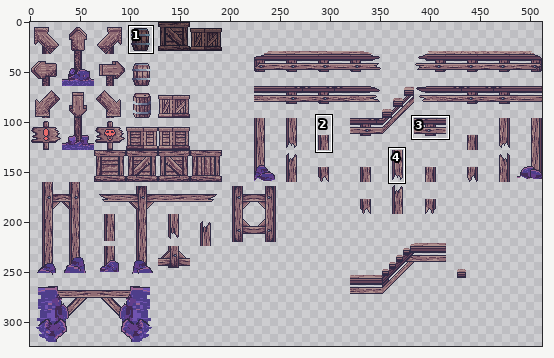
Two states of a sprite sheet, Assets/Materials/Sprites/Tiles/cave1/TileMapWooden.png. Above: a wide view before the commit, with the close-up outlined.
Close-up. Before:
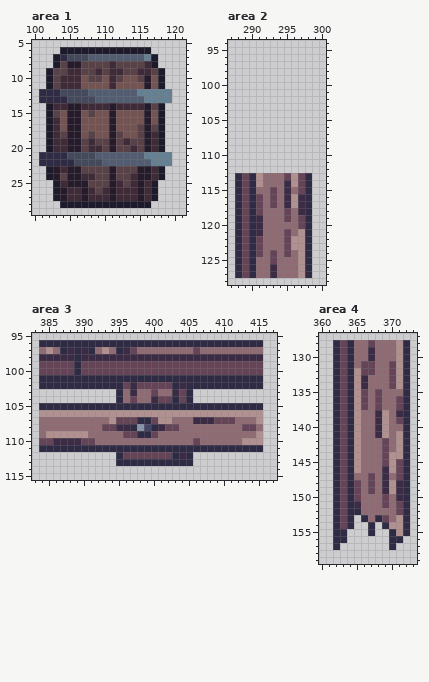
The file is 512x512 pixels. Colours within 5 levels of each other are drawn and written as one. Shown: area 1: x 100..121, y 5..29; area 2: x 287..300, y 94..128; area 3: x 383..417, y 95..115; area 4: x 360..373, y 127..159. The wide view leaves out empty margins. The commit also changed other parts of the picture, which this record leaves out.
And afterwards:
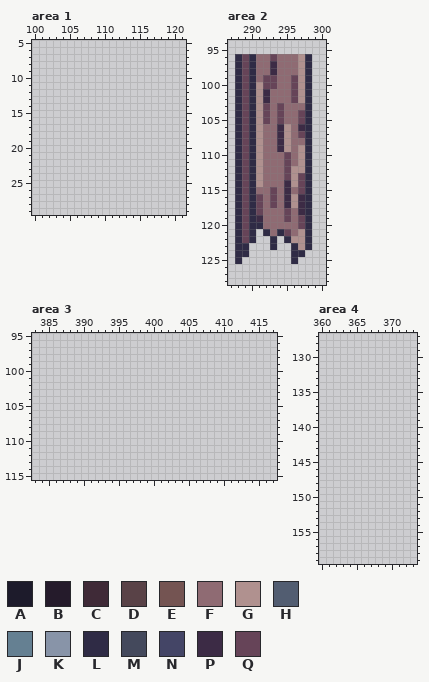
Palette (. is transparent): A #1d1b2b  B #251b2b  C #3f2a37  D #594247  E #745452  F #8f6b73  G #b0918f  H #525d71  J #658092  K #8894a8  L #2f2b45  M #44495c  N #444566  P #3c2b45  Q #664458
The edit:
Changed rows in their new state; - is an unchanged pixel.
Area 1:
first column x 101:
 6 ---.............---
 7 --...............--
 8 --...............--
 9 -.................-
10 -.................-
11 -.................-
12 ...................
13 ...................
14 -.................-
15 -.................-
16 -.................-
17 -.................-
18 -.................-
19 -.................-
20 -.................-
21 ...................
22 ...................
23 -.................-
24 -.................-
25 --...............--
26 --...............--
27 --...............--
28 ---.............---
Area 2:
first column x 288:
 96 LQLFFQFFFGL
 97 LQLFFPFFFGL
 98 LQLFFPFFFGL
 99 LQLFQQFFQGL
100 LQLGQQFFQGL
101 LQLGPFFFQGL
102 LQLGPFFFQGL
103 LQLGQFQFFFL
104 LQLGQFQFFQL
105 LQLGQFQFFQL
106 LQLGFFPGFPL
107 LQLGFFPGFQL
108 LQLGFFPGFFL
109 LQLGFFPGFGL
110 LQLGFFFQFGL
111 LQLGFFFQFGL
112 LQLGFFFQGGL
first column x 288:
120 ---L-------
121 ---.L-L----
122 ---..L.L---
123 -L...L..L--
124 -L......LL.
125 -.......L..
126 ...........
127 ...........
Area 3:
first column x 384:
 96 ................................
 97 ................................
 98 ................................
 99 ................................
100 ................................
101 ................................
102 ................................
103 -----------...........----------
104 -----------...........----------
105 ................................
106 ................................
107 ................................
108 ................................
109 ................................
110 ................................
111 ................................
112 -----------...........----------
113 -----------...........----------
Area 4:
first column x 362:
128 ...........
129 ...........
130 ...........
131 ...........
132 ...........
133 ...........
134 ...........
135 ...........
136 ...........
137 ...........
138 ...........
139 ...........
140 ...........
141 ...........
142 ...........
143 ...........
144 ...........
145 ...........
146 ...........
147 ...........
148 ...........
149 ...........
150 ...........
151 ...........
152 ...........
153 ...-.......
154 ...--.-....
155 ..---.--...
156 ..------..-
157 .-------.--
Pixel boxes of the changes (left, top, right, bottom) in both close-ups:
erased: (39, 47, 172, 208)
added: (235, 54, 312, 173)
changed: (235, 222, 312, 278)
erased: (39, 340, 263, 466)
erased: (333, 340, 410, 550)
